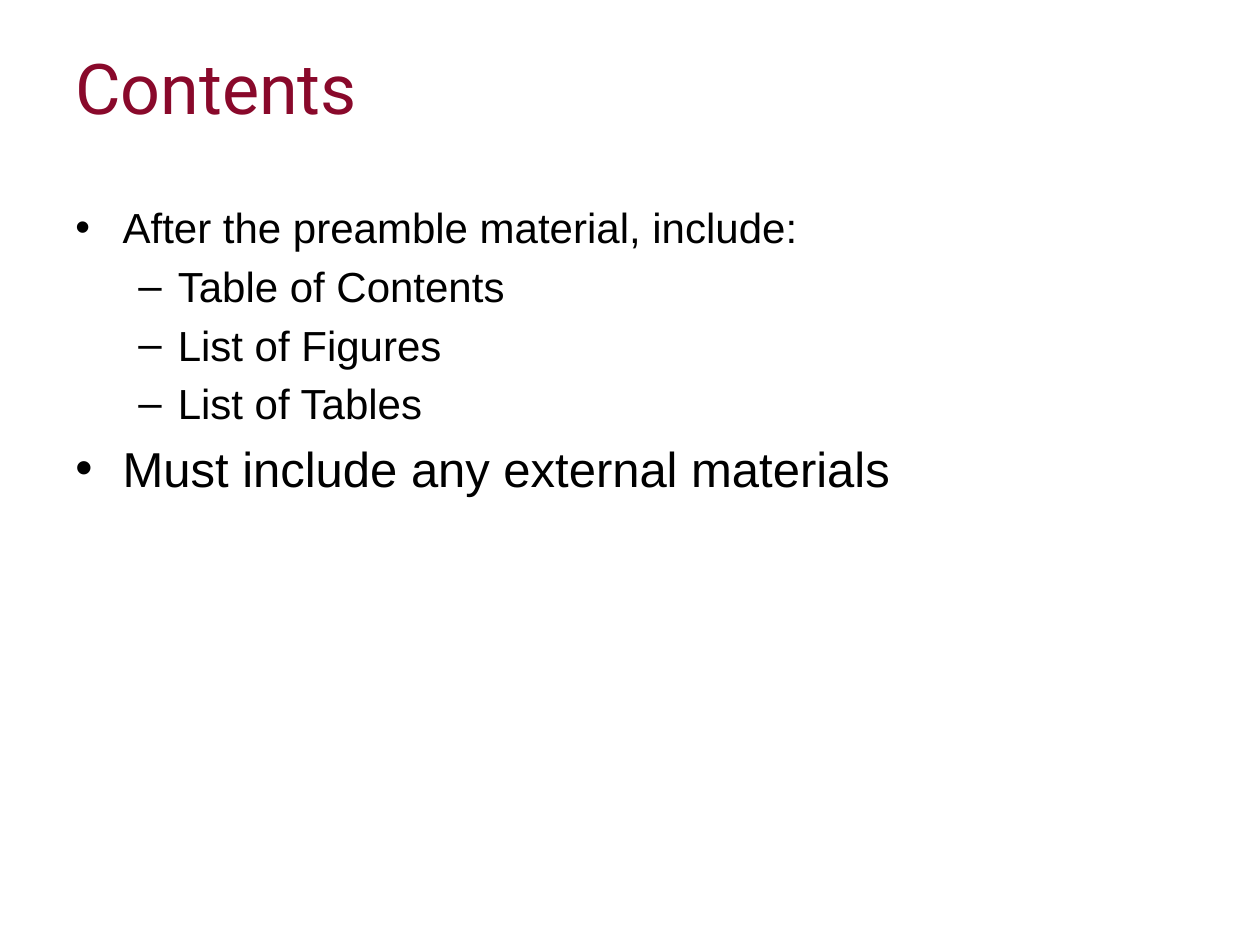
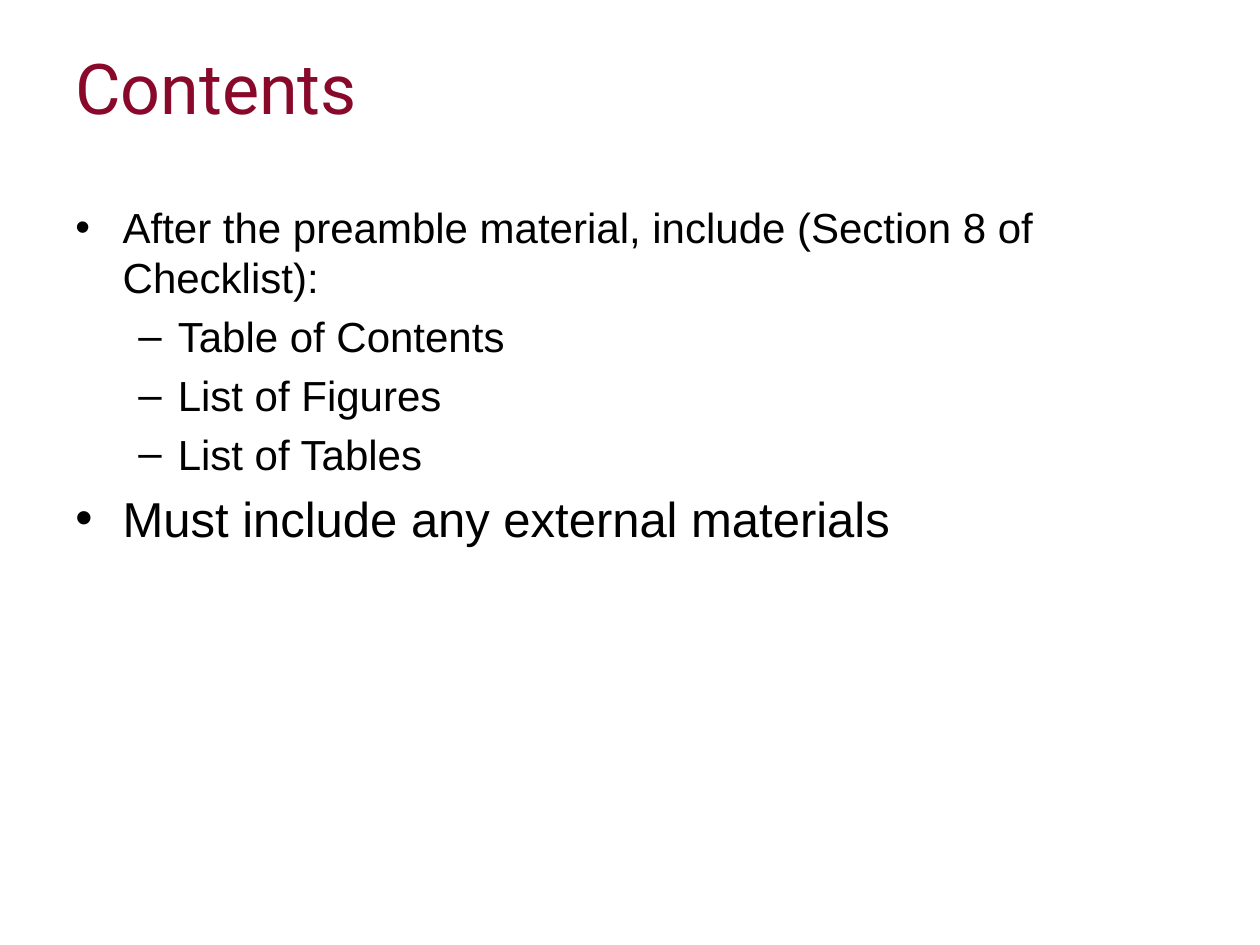
Before and after one commit to ImperialCollegeLondon/RCDS-writing-theses-in-latex, a slide deck: slide 18 of Writing Theses in Latex Slides.pptx. Drawn at 1260x945 pixels with LibreOffice and Linux fonts; fonts in the diff are those of the drawing; background and template pictures are left out. Boxes give left, top, right and bottom in pixels: in the first picture for what was removed or moved away, otherwise in the second. Text is boxed around its words. In the diff, an @@ line names an element or a change of style, - is before the commit and + after.

```diff
--- a/Writing Theses in Latex Slides.pptx
+++ b/Writing Theses in Latex Slides.pptx
@@ text at [123, 212, 1033, 302]: text changed @@
-• After the preamble material, include:
+• After the preamble material, include (Section 8 of Checklist):
```
Also in this commit, not shown: 13 other slides changed.
